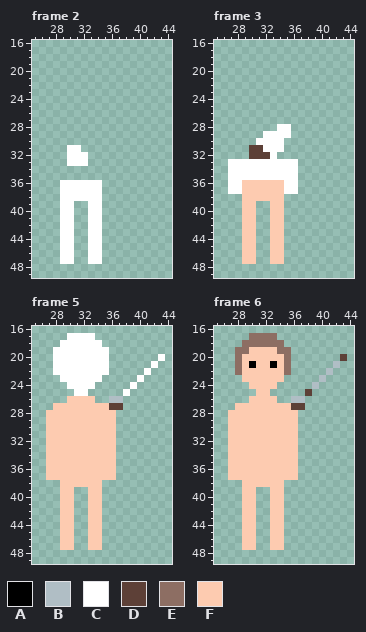
Two states of a pixel-art file, The Fallen Guardian/Assets/Art/Characters/Player/Spawn/Player_Spawn.aseprite. That is the earlier state.
64x64 pixels, 6 frames. Shown: frame 2: x 25..44, y 16..49; frame 3: x 25..44, y 16..49; frame 5: x 25..44, y 16..49; frame 6: x 25..44, y 16..49. The commit also changed other frames, which this record leaves out.
Palette (. is transparent): A #000000  B #b0bec5  C #ffffff  D #5d4037  E #8d6e63  F #fdcbb0
After:
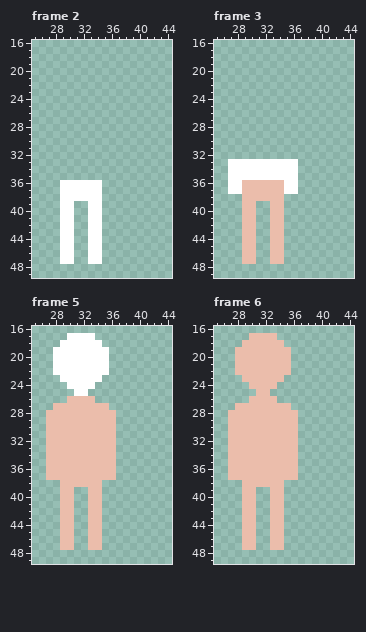
What changed:
layer "Weapons/Club" now hidden
layer "Body/Body 1" added
layer "Body" removed
layer "Eyes" removed
layer "Hair" removed
Colour F changes from #fdcbb0 to #ebbdab.
Frame 2:
Colour C is gone in row 31 at x 30 to 31; in rows 32 to 33 at x 30 to 32.
Frame 3:
Colour C is gone in row 28 at x 34 to 35; in row 29 at x 32 to 35; in row 30 at x 31 to 34; in row 31 at x 32 to 34; in row 32 at x 33.
Colour D is gone in row 31 at x 30 to 31; in row 32 at x 30 to 32.
Frame 5:
Colour B is gone in row 26 at x 36 to 37.
Colour C is gone in row 20 at x 43; in row 21 at x 42; in row 22 at x 41; in row 23 at x 40; in row 24 at x 39; in row 25 at x 38.
Colour D is gone in row 27 at x 36 to 37.
Frame 6:
The edit turns colour A into colour F in row 21 at x 30 and 33.
The edit turns colour E into colour F in row 17 at x 30 to 33; in row 18 at x 29 to 34; in row 19 at x 28 to 29 and 34 to 35; in rows 20 to 22 at x 28 and 35.
Colour B is gone in row 21 at x 42; in row 22 at x 41; in row 23 at x 40; in row 24 at x 39; in row 26 at x 36 to 37.
Colour D is gone in row 20 at x 43; in row 25 at x 38; in row 27 at x 36 to 37.
